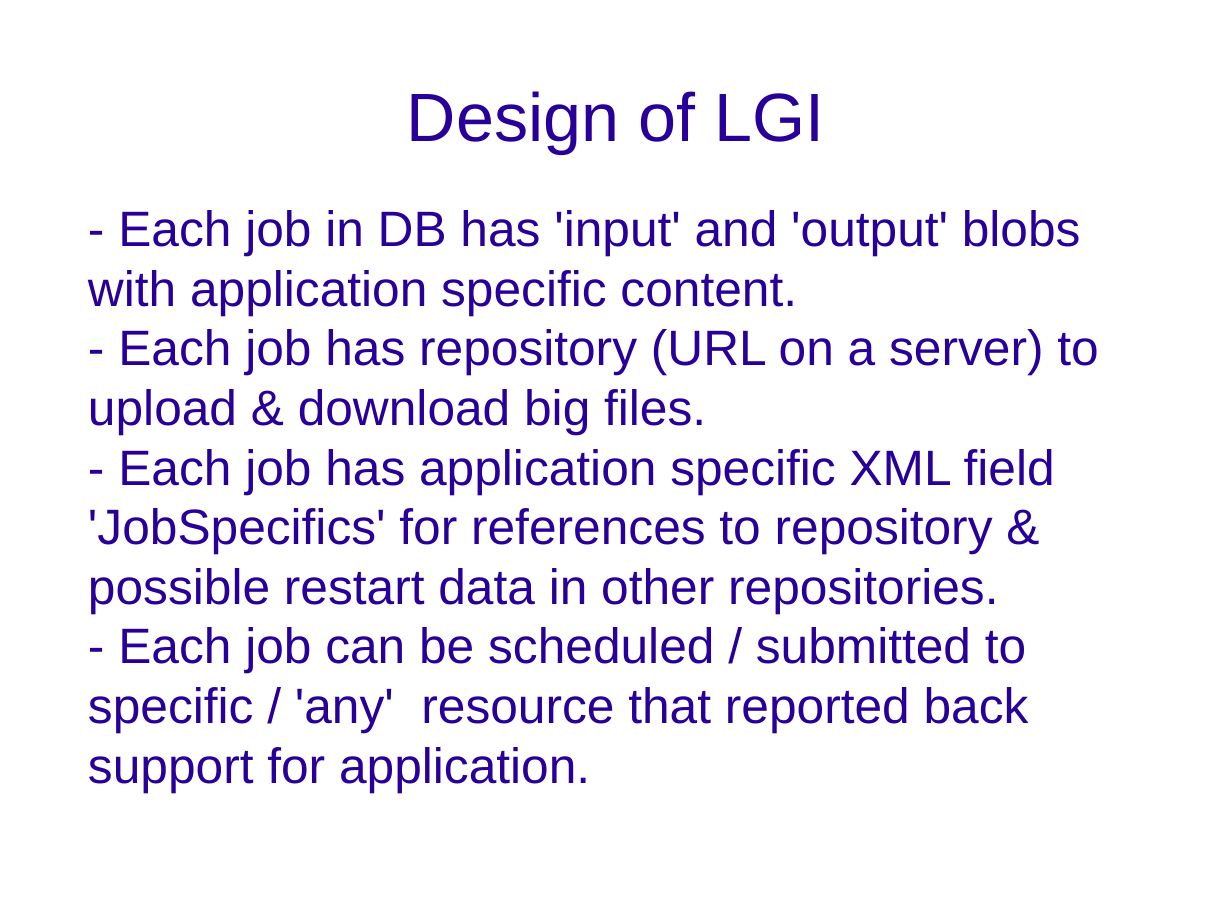
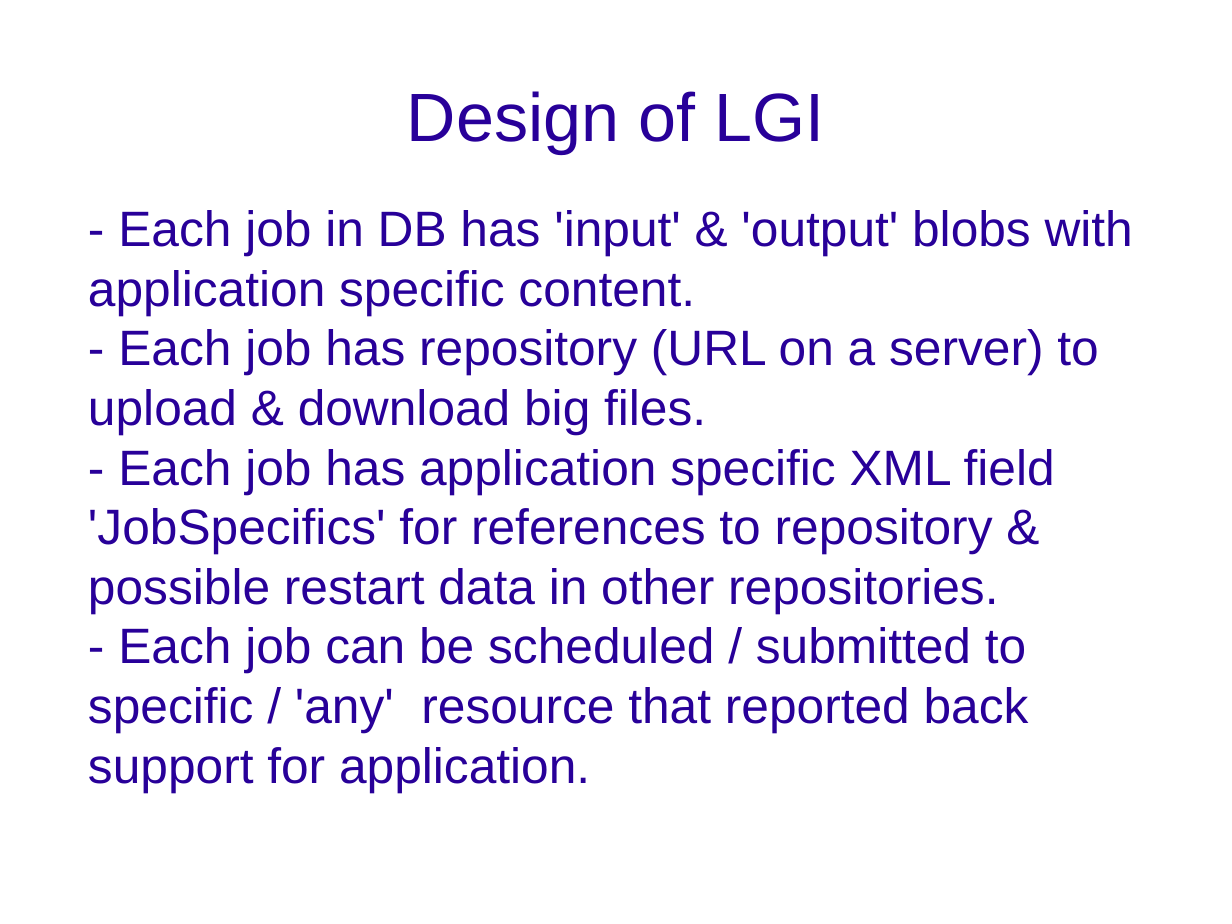
Before and after one commit to wvengen/LGI, a slide deck: slide 6 of docs/LGI_presentation_2010.odp. Drawn at 1232x924 pixels with LibreOffice and Linux fonts; fonts in the diff are those of the drawing; background and template pictures are left out. Boxes give left, top, right and bottom in pixels: in the first picture for what was removed or moved away, otherwise in the second. Text is boxed around its words. In the diff, an @@ line names an element or a change of style, - is before the commit and + after.

```diff
--- a/docs/LGI_presentation_2010.odp
+++ b/docs/LGI_presentation_2010.odp
@@ subtitle at (88, 210, 1133, 315): text changed @@
-- Each job in DB has 'input' and 'output' blobs with application specific content.
+- Each job in DB has 'input' & 'output' blobs with application specific content.
```
Also in this commit, not shown: 6 other slides changed, 3 other files.
